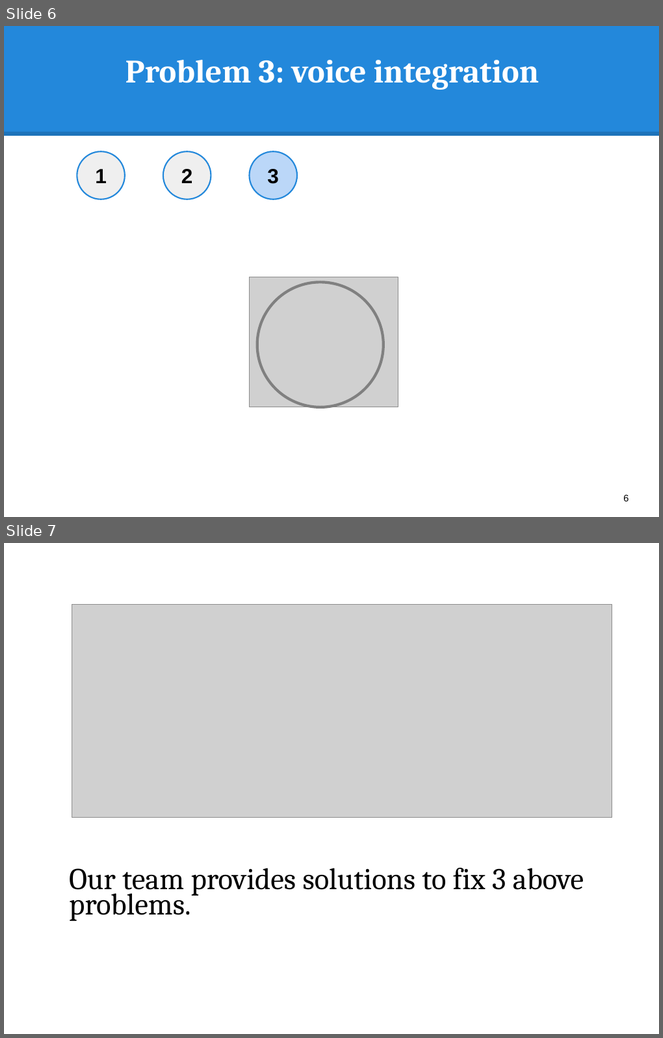
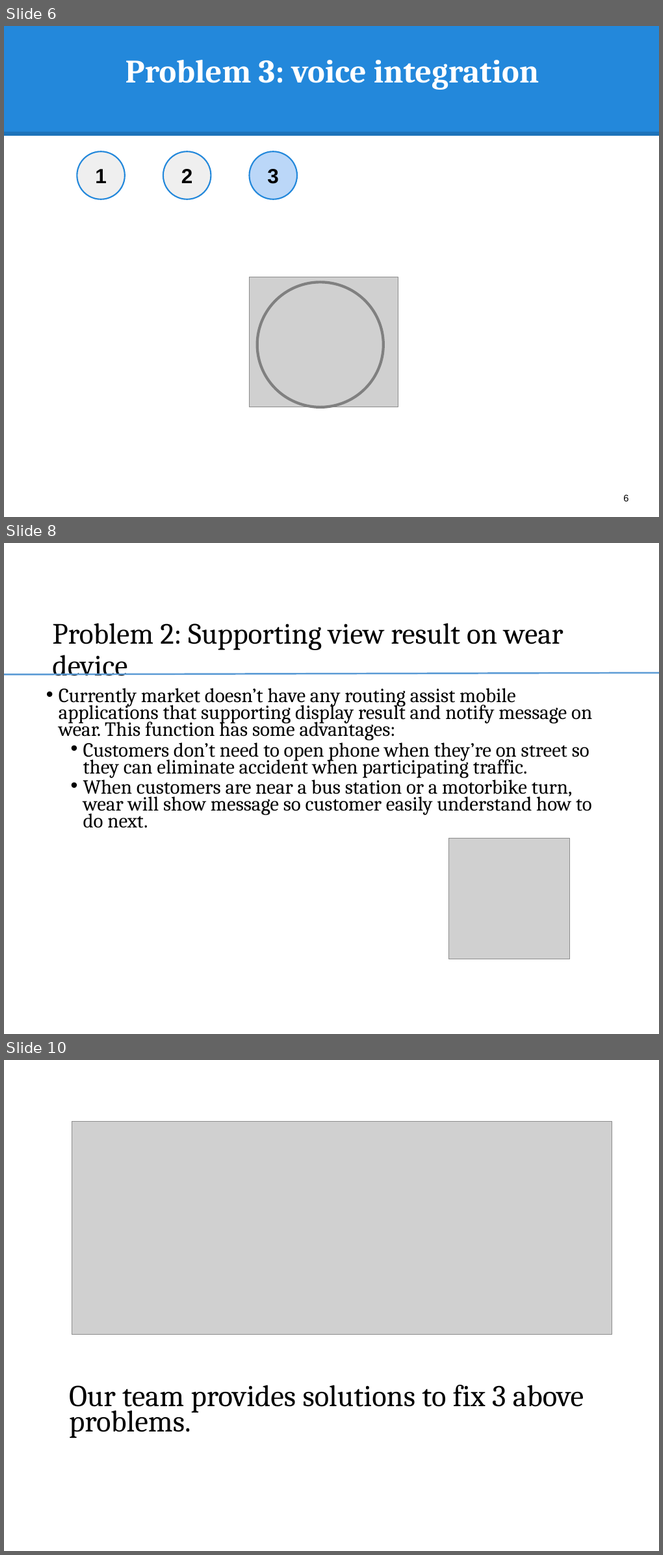
Before and after one commit to hqt/street-router, a slide deck: Document/presentation/full presentation.pptx. Shown one above the other, each under a label of ours: slides 6 and 7 before the commit, slides 6, 8 and 10 after it; the slides between them are not shown. The pictures are 663x1038 and 663x1555 pixels, drawn with LibreOffice and Linux fonts; fonts in the diff are those of the drawing; grey boxes stand for pictures. Boxes give left, top, right and bottom in pixels: in the first picture for what was removed or moved away, otherwise in the second. Text is boxed around its words. In the diff, an @@ line names an element or a change of style, - is before the commit and + after.

```diff
--- a/Document/presentation/full presentation.pptx
+++ b/Document/presentation/full presentation.pptx
@@ slide 8 added at box(4, 543, 659, 1034), background #FFFFFF @@
@@ title added at box(52, 623, 563, 676), 32.4 pt, text #000000 @@
+Problem 2: Supporting view result on wear device
@@ line added from (4, 675) to (659, 673), #5B9BD5 1.75 pt @@
@@ text added at box(59, 688, 592, 828), 22.1 pt, text #000000 @@
+• Currently market doesn’t have any routing assist mobile applications that supporting display result and notify message on wear. This function has some advantages:
+  • Customers don’t need to open phone when they’re on street so they can eliminate accident when participating traffic.
+  • When customers are near a bus station or a motorbike turn, wear will show message so customer easily understand how to do next.
@@ picture added at box(449, 839, 570, 960) @@
@@ what was slide 7 is now slide 10 @@
```
Also in this commit, not shown: 2 other slides added.
